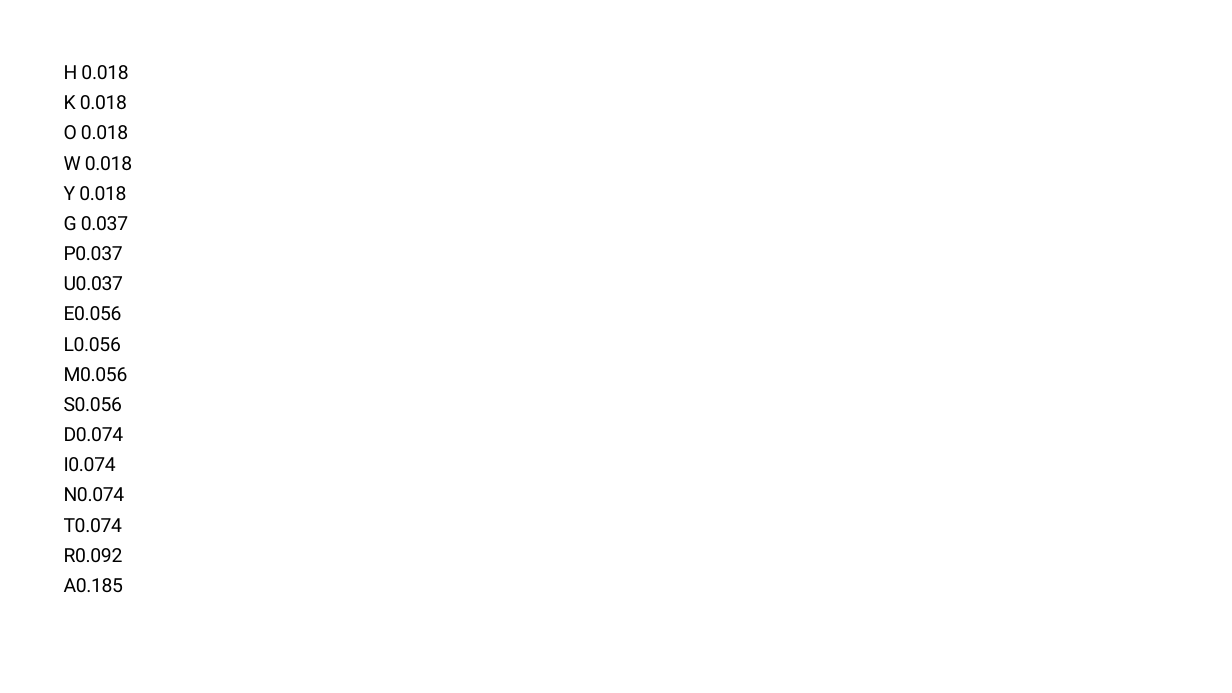
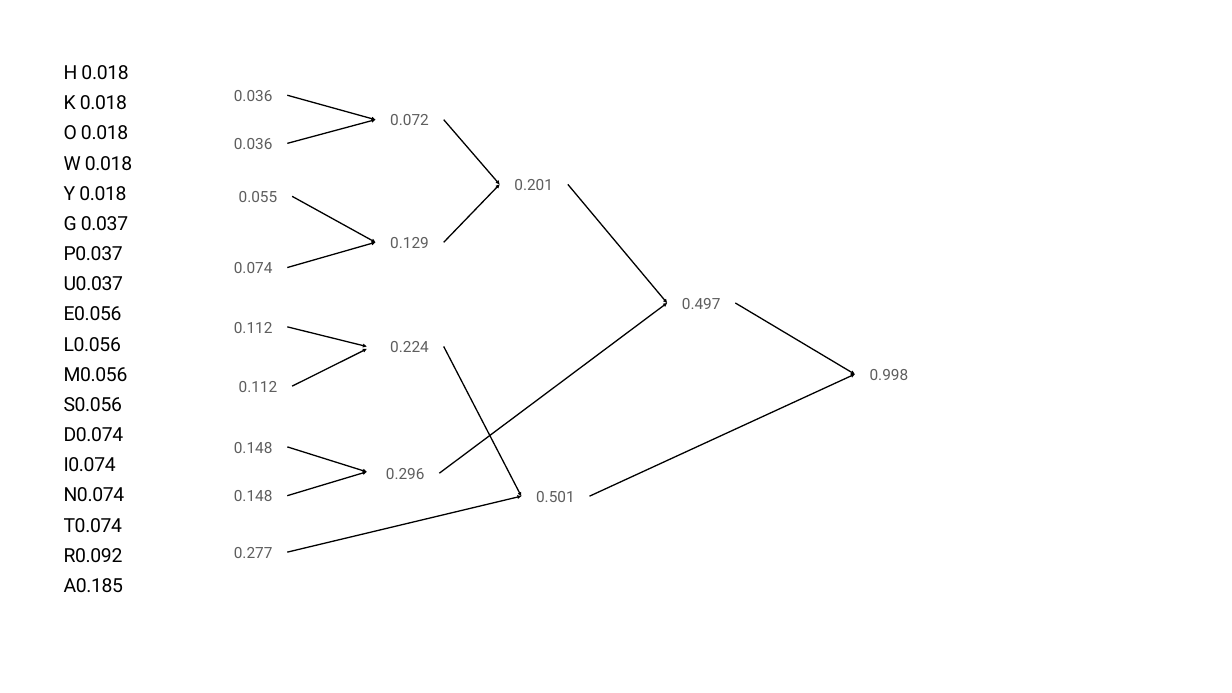
Before and after one commit to jeffersonlie/EL2008-Tugas, a slide deck: slide 6 of Latihan 6.pptx. Drawn at 1232x693 pixels with LibreOffice and Linux fonts; fonts in the diff are those of the drawing. Boxes give left, top, right and bottom in pixels: in the first picture for what was removed or moved away, otherwise in the second. Text is boxed around its words. In the diff, an @@ line names an element or a change of style, - is before the commit and + after.

```diff
--- a/Latihan 6.pptx
+++ b/Latihan 6.pptx
@@ text added at box(234, 90, 273, 101), 24 pt, text #5E5E5E @@
+0.036
@@ arrow added from (287, 95) to (376, 120), #000000 2 pt @@
@@ text added at box(390, 114, 429, 125), 24 pt, text #5E5E5E @@
+0.072
@@ text added at box(234, 138, 273, 149), 24 pt, text #5E5E5E @@
+0.036
@@ arrow added from (287, 143) to (376, 120), #000000 2 pt @@
@@ arrow added from (443, 120) to (499, 184), #000000 2 pt @@
@@ text added at box(514, 179, 553, 190), 24 pt, text #5E5E5E @@
+0.201
@@ text added at box(239, 191, 278, 202), 24 pt, text #5E5E5E @@
+0.055
@@ arrow added from (292, 196) to (376, 243), #000000 2 pt @@
@@ arrow added from (443, 243) to (499, 184), #000000 2 pt @@
@@ arrow added from (568, 184) to (667, 303), #000000 2 pt @@
@@ text added at box(390, 237, 429, 248), 24 pt, text #5E5E5E @@
+0.129
@@ text added at box(234, 262, 273, 273), 24 pt, text #5E5E5E @@
+0.074
@@ arrow added from (287, 267) to (376, 243), #000000 2 pt @@
@@ text added at box(682, 298, 721, 309), 24 pt, text #5E5E5E @@
+0.497
@@ text added at box(234, 322, 273, 333), 24 pt, text #5E5E5E @@
+0.112
@@ arrow added from (287, 327) to (367, 346), #000000 2 pt @@
@@ arrow added from (439, 473) to (667, 303), #000000 2 pt @@
@@ arrow added from (735, 303) to (855, 374), #000000 2 pt @@
@@ arrow added from (292, 386) to (367, 349), #000000 2 pt @@
@@ text added at box(390, 341, 429, 352), 24 pt, text #5E5E5E @@
+0.224
@@ arrow added from (443, 346) to (521, 496), #000000 2 pt @@
@@ text added at box(239, 381, 278, 392), 24 pt, text #5E5E5E @@
+0.112
@@ arrow added from (589, 496) to (855, 374), #000000 2 pt @@
@@ text added at box(870, 369, 909, 380), 24 pt, text #5E5E5E @@
+0.998
@@ text added at box(234, 442, 273, 453), 24 pt, text #5E5E5E @@
+0.148
@@ arrow added from (287, 447) to (367, 472), #000000 2 pt @@
@@ arrow added from (287, 496) to (367, 472), #000000 2 pt @@
@@ text added at box(386, 468, 425, 479), 24 pt, text #5E5E5E @@
+0.296
@@ text added at box(234, 490, 273, 501), 24 pt, text #5E5E5E @@
+0.148
@@ arrow added from (287, 552) to (521, 496), #000000 2 pt @@
@@ text added at box(536, 491, 575, 502), 24 pt, text #5E5E5E @@
+0.501
@@ text added at box(234, 547, 273, 558), 24 pt, text #5E5E5E @@
+0.277
```
